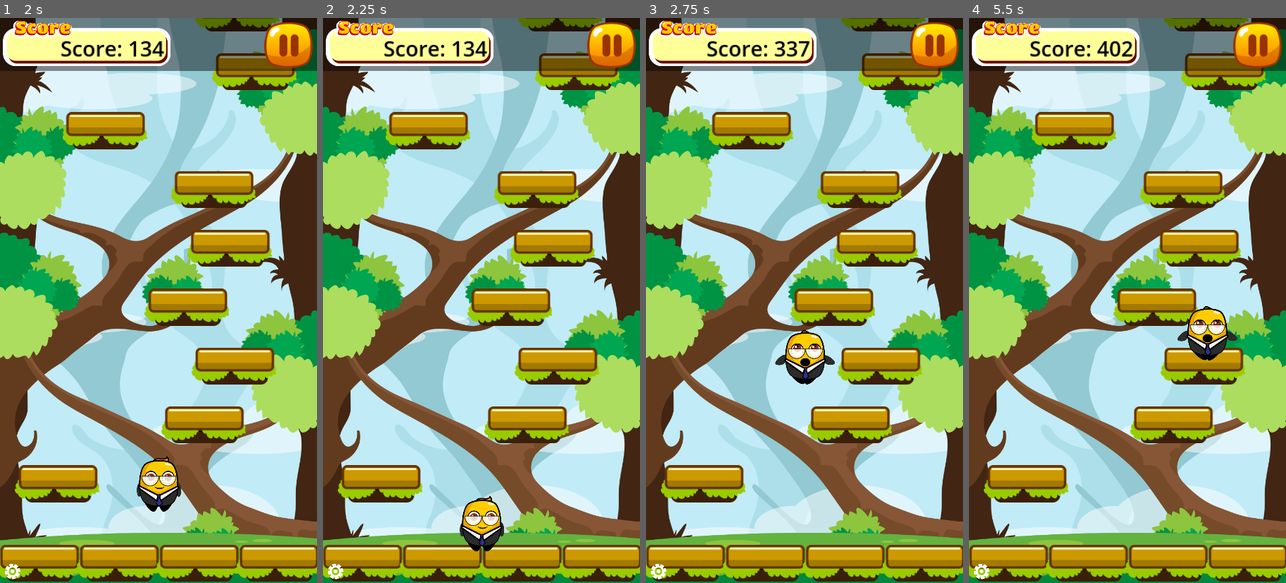
Above: before the commit, frames 1-4 (left to right).
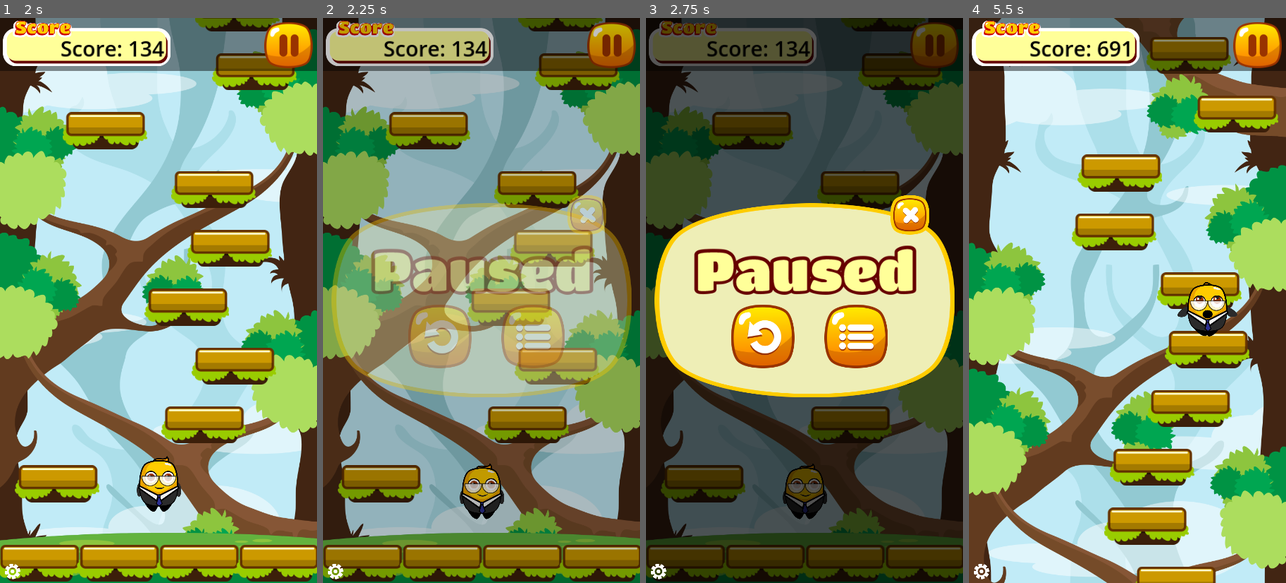
Above: after the commit, the same moments.

Repository: EricBL3/godot-mobile-game
Game: Godot game, scene res://scenes/main.tscn
The game is run twice, just before and just after one commit, with the same random seed, the same clock (stepped at 60 frames per second) and the same inputs.
Inputs (mouse positions are in pixels of both pictures, inside the frame that each line leads up to):
- Up to frame 1 (2 s): hold D (move_right) 0.53-1.25 s; click (158, 396) at 1.25 s
- Up to frame 2 (2.25 s): click (611, 46) at 2 s
- Up to frame 3 (2.75 s): no input
- Up to frame 4 (5.5 s): click (1086, 334) at 2.77 s; hold A (move_left) 3.53-4.28 s; hold D (move_right) from 4.28 s (still down)

Frame 1 is identical in both runs. In frame 2, 90% of the frame differs, in the area x 0-100%, y 0-100%; in frame 3, 99%; in frame 4, 73%.

Commit message:
Complete section 5

Diff:
--- a/project.godot
+++ b/project.godot
@@ -18,6 +18,7 @@
 [autoload]
 
 MyUtility="*res://scripts/utility.gd"
+SoundFX="*res://scenes/sound_fx.tscn"
 
 [display]
 
--- a/scenes/hud.tscn
+++ b/scenes/hud.tscn
@@ -9,6 +9,7 @@
 font_color = Color(0, 0, 0, 1)
 
 [node name="HUD" type="Control"]
+process_mode = 3
 layout_mode = 3
 anchors_preset = 15
 anchor_right = 1.0
--- a/scenes/screens.tscn
+++ b/scenes/screens.tscn
@@ -9,6 +9,7 @@
 [sub_resource type="LabelSettings" id="LabelSettings_2bmax"]
 
 [node name="Screens" type="CanvasLayer"]
+process_mode = 3
 layer = 101
 script = ExtResource("1_l5i20")
 
--- /dev/null
+++ b/scenes/sound_fx.tscn
@@ -0,0 +1,17 @@
+[gd_scene load_steps=2 format=3 uid="uid://d20d2a8dpx4vv"]
+
+[ext_resource type="Script" path="res://scripts/sound_fx.gd" id="1_5fqut"]
+
+[node name="SoundFX" type="Node"]
+process_mode = 3
+script = ExtResource("1_5fqut")
+
+[node name="AudioStreamPlayer_1" type="AudioStreamPlayer" parent="."]
+
+[node name="AudioStreamPlayer_2" type="AudioStreamPlayer" parent="."]
+
+[node name="AudioStreamPlayer_3" type="AudioStreamPlayer" parent="."]
+
+[node name="AudioStreamPlayer_4" type="AudioStreamPlayer" parent="."]
+
+[node name="AudioStreamPlayer_5" type="AudioStreamPlayer" parent="."]
--- a/scripts/base_screen.gd
+++ b/scripts/base_screen.gd
@@ -12,6 +12,7 @@
 	visible = true
 
 	var tween = get_tree().create_tween()
+	tween.set_pause_mode(Tween.TWEEN_PAUSE_PROCESS)
 	tween.tween_property(self, "modulate:a", 1.0, modulate_anim_duration)
 	return tween
 
@@ -19,5 +20,6 @@
 	get_tree().call_group("buttons", "set_disabled", true)
 
 	var tween = get_tree().create_tween()
+	tween.set_pause_mode(Tween.TWEEN_PAUSE_PROCESS)
 	tween.tween_property(self, "modulate:a", 0.0, modulate_anim_duration)
 	return tween
--- a/scripts/game.gd
+++ b/scripts/game.gd
@@ -9,6 +9,7 @@
 @onready var hud = $UILayer/HUD
 
 signal player_died(score, highscore)
+signal pause_game
 
 var camera_scene = preload("res://scenes/game_camera.tscn")
 var camera: GameCamera = null
@@ -40,6 +41,7 @@
 	hud.visible = false
 	ground_sprite.visible = false
 	hud.set_score(0)
+	hud.pause_game.connect(_on_hud_pause_game)
 
 	load_score()
 
@@ -103,6 +105,7 @@
 
 func reset_game():
 	hud.set_score(0)
+	hud.visible = false
 	ground_sprite.visible = false
 	level_generator.reset_level()
 	if player:
@@ -123,3 +126,6 @@
 		var file = FileAccess.open(save_file_path, FileAccess.READ)
 		highscore = file.get_var()
 		file.close()
+
+func _on_hud_pause_game():
+	pause_game.emit()
--- a/scripts/hud.gd
+++ b/scripts/hud.gd
@@ -5,6 +5,8 @@
 @onready var score_label = $TopBar/ScoreLabel
 
 @export var margin = 10
+
+signal pause_game
 
 func _ready():
 	var os_name = OS.get_name()
@@ -27,7 +29,8 @@
 		MyUtility.add_log_message("top bar pos: " + str(top_bar.position))
 
 func _on_pause_btn_pressed():
-	pass # Replace with function body.
+	SoundFX.play(SoundFX.SoundName.Click)
+	pause_game.emit()
 
 func set_score(score: int):
 	score_label.text = "Score: " + str(score)
--- a/scripts/main.gd
+++ b/scripts/main.gd
@@ -1,18 +1,38 @@
 extends Node
 @onready var screens = $Screens
 @onready var game = $Game
+
+var game_in_progress = false
 
 func _ready():
 	screens.start_game.connect(_on_screens_start_game)
 	screens.delete_level.connect(_on_screens_delete_level)
 	game.player_died.connect(_on_player_died)
+	game.pause_game.connect(_on_game_pause_game)
+
+	DisplayServer.window_set_window_event_callback(_on_window_event)
 
 func _on_screens_start_game():
+	game_in_progress = true
 	game.new_game()
 
 func _on_player_died(score, highscore):
+	game_in_progress = false
 	await(get_tree().create_timer(0.75).timeout)
 	screens.game_over(score, highscore)
 
 func _on_screens_delete_level():
+	game_in_progress = false
 	game.reset_game()
+
+func _on_game_pause_game():
+	get_tree().paused = true
+	screens.pause_game()
+
+func _on_window_event(event):
+	match event:
+		DisplayServer.WINDOW_EVENT_FOCUS_OUT:
+			if game_in_progress:
+				_on_game_pause_game()
+		DisplayServer.WINDOW_EVENT_CLOSE_REQUEST:
+			get_tree().quit()
--- a/scripts/player.gd
+++ b/scripts/player.gd
@@ -58,6 +58,7 @@
 
 func jump(jump_force):
 	velocity.y = -jump_force
+	SoundFX.play(SoundFX.SoundName.Jump)
 
 
 func _on_visible_on_screen_notifier_2d_screen_exited():
@@ -68,3 +69,4 @@
 		dead = true
 		col_shape.set_deferred("disabled", true)
 		player_died.emit()
+		SoundFX.play(SoundFX.SoundName.Fall)
--- a/scripts/screens.gd
+++ b/scripts/screens.gd
@@ -30,6 +30,7 @@
 				button.clicked.connect(_on_button_pressed)
 
 func _on_button_pressed(button):
+	SoundFX.play(SoundFX.SoundName.Click)
 	match button.name:
 		"TitlePlay":
 			change_screen(null)
@@ -37,10 +38,17 @@
 			start_game.emit()
 		"PauseRetry":
 			change_screen(null)
+			await(get_tree().create_timer(0.5).timeout)
+			unpause_game()
+			start_game.emit()
 		"PauseBack":
 			change_screen(title_screen)
+			unpause_game()
+			delete_level.emit()
 		"PauseClose":
 			change_screen(null)
+			await(get_tree().create_timer(0.5).timeout)
+			unpause_game()
 		"GameOverRetry":
 			change_screen(null)
 			await(get_tree().create_timer(0.5).timeout)
@@ -64,3 +72,9 @@
 	game_over_score_label.text = "Score: " + str(score)
 	game_over_high_score_label.text = "Best: " + str(highscore)
 	change_screen(game_over_screen)
+
+func pause_game():
+	change_screen(pause_screen)
+
+func unpause_game():
+	get_tree().paused = false
--- /dev/null
+++ b/scripts/sound_fx.gd
@@ -0,0 +1,23 @@
+extends Node
+
+enum SoundName {
+	Click,
+	Fall,
+	Jump
+}
+
+var sounds = {
+	SoundName.Click : load("res://assets/sound/Click.wav"),
+	SoundName.Fall: load("res://assets/sound/Fall.wav"),
+	SoundName.Jump : load("res://assets/sound/Jump.wav")
+}
+
+@onready var sound_players = get_children()
+
+func play(sound_name : SoundName):
+	var sound_to_play = sounds[sound_name]
+	for sound_player in sound_players:
+		if !sound_player.playing:
+			sound_player.stream = sound_to_play
+			sound_player.play()
+			return
